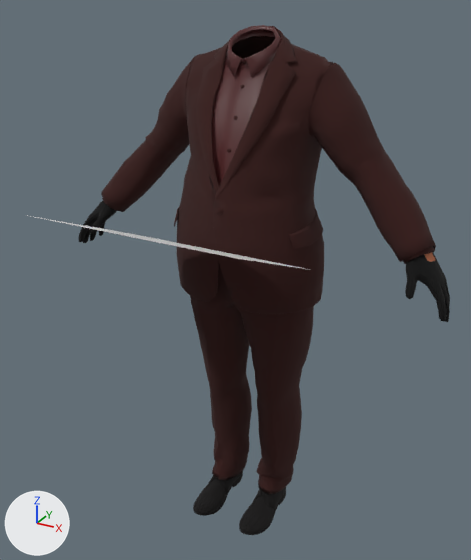
An edit to the FBX model Assets/Models/Drugi Pljackas/Drugi Pljackas InGame.fbx, drawn before and after from the same camera.
Camera for both pictures: a 50 mm camera at (0.884, -1.718, 1.707) aimed at (0.028, -0.163, 0.929). Arrows for +X, +Y and +Z are at lower left; the lights stay in place.

Names of what the first picture shows: '4_Object04_0.1_16_16', '4_Object05_0.1_16_16', '4_Object06_0.1_16_16', 'Plane'.
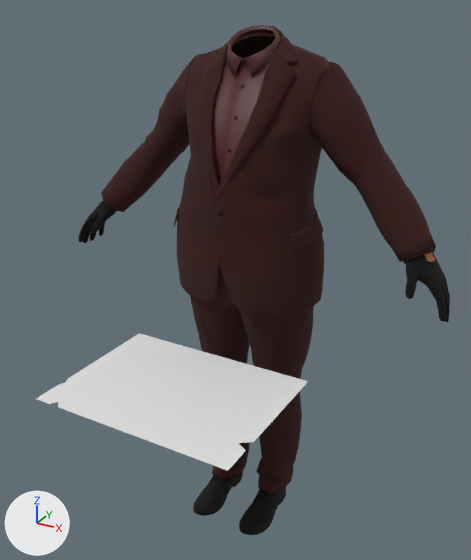
Changed parts and their boxes [x1, y1, x2, y2] in the pictures (471 x 560 px):
'Plane', moved, turned: before [31, 216, 310, 270]; after [36, 333, 308, 471]

Patch to the scene script:
```diff
--- a/Assets/Models/Drugi Pljackas/Drugi Pljackas InGame.fbx.py
+++ b/Assets/Models/Drugi Pljackas/Drugi Pljackas InGame.fbx.py
@@ ob_plane @@
 ob_plane = bpy.data.objects.new('Plane', me_plane)
-ob_plane.location = (-0.012, -0.417, 1.12)
-ob_plane.rotation_euler = (-0.404, 0.0, 0.0)  # degrees (-23, 0, 0)
+ob_plane.location = (-0.01, -0.44, 0.692)
+ob_plane.rotation_euler = (-0.0313, -0.00734, -0.0113)  # degrees (-1.8, -0.4, -0.6)
```
